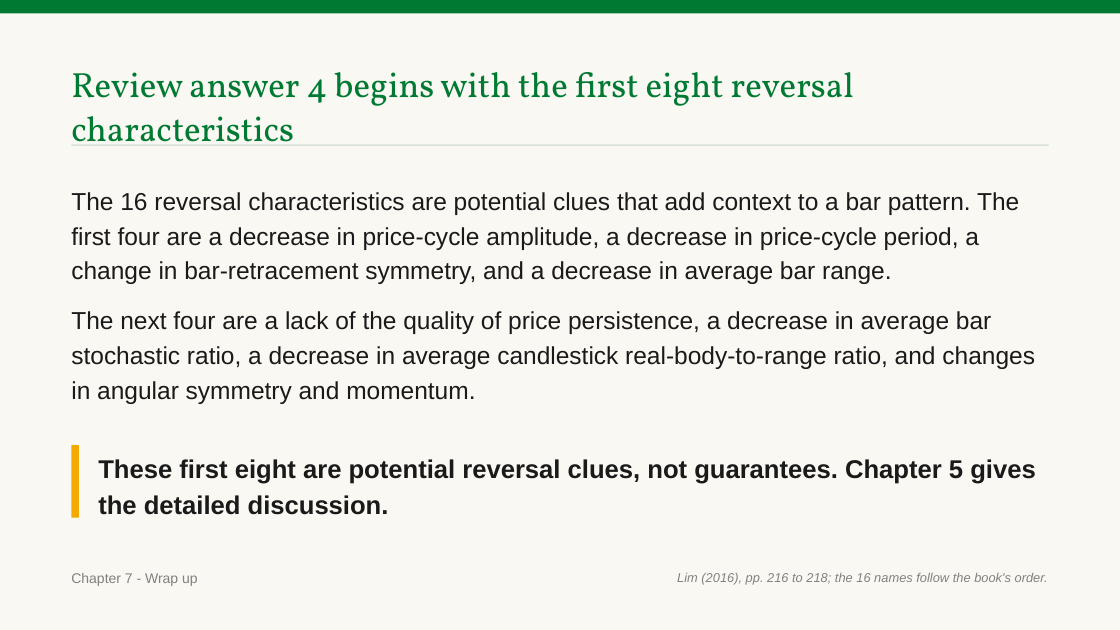
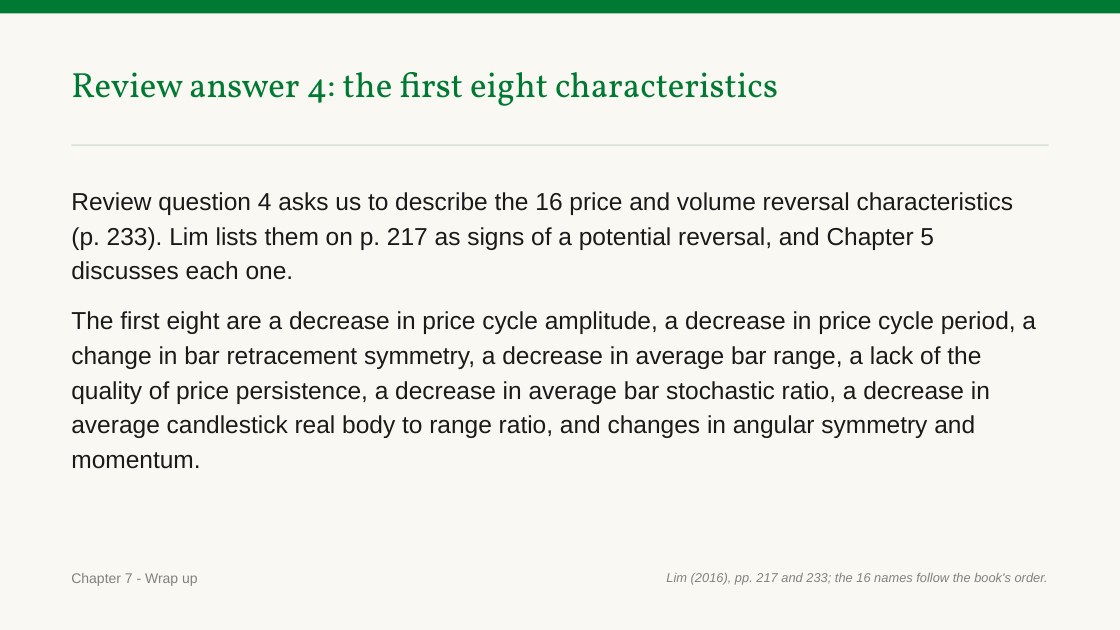
Before and after one commit to benjiesotelo-sudo/Telos_FIN1209, a slide deck: slide 251 of chapter-07/FIN1209-Chapter-07.pptx (slide 241 before the commit). Drawn at 1120x630 pixels with LibreOffice and Linux fonts; fonts in the diff are those of the drawing. Boxes give left, top, right and bottom in pixels: in the first picture for what was removed or moved away, otherwise in the second. Text is boxed around its words. In the diff, an @@ line names an element or a change of style, - is before the commit and + after.

```diff
--- a/chapter-07/FIN1209-Chapter-07.pptx
+++ b/chapter-07/FIN1209-Chapter-07.pptx
@@ text at [71,72,778,106]: text changed @@
-Review answer 4 begins with the first eight reversal characteristics
+Review answer 4: the first eight characteristics
@@ text at [71,192,1036,469]: text changed @@
-The 16 reversal characteristics are potential clues that add context to a bar pattern. The first four are a decrease in price-cycle amplitude, a decrease in price-cycle period, a change in bar-retracement symmetry, and a decrease in average bar range.
-The next four are a lack of the quality of price persistence, a decrease in average bar stochastic ratio, a decrease in average candlestick real-body-to-range ratio, and changes in angular symmetry and momentum.
+Review question 4 asks us to describe the 16 price and volume reversal characteristics (p. 233). Lim lists them on p. 217 as signs of a potential reversal, and Chapter 5 discusses each one.
+The first eight are a decrease in price cycle amplitude, a decrease in price cycle period, a change in bar retracement symmetry, a decrease in average bar range, a lack of the quality of price persistence, a decrease in average bar stochastic ratio, a decrease in average candlestick real body to range ratio, and changes in angular symmetry and momentum.
@@ rectangle removed at [71,445,79,518] @@
@@ text removed at [98,459,1035,515] @@
-These first eight are potential reversal clues, not guarantees. Chapter 5 gives the detailed discussion.
@@ text at [666,573,1048,585]: text changed @@
-Lim (2016), pp. 216 to 218; the 16 names follow the book's order.
+Lim (2016), pp. 217 and 233; the 16 names follow the book's order.
```
Also in this commit, not shown: 17 other slides changed, 18 slides added, 8 slides removed, 4 other files.
